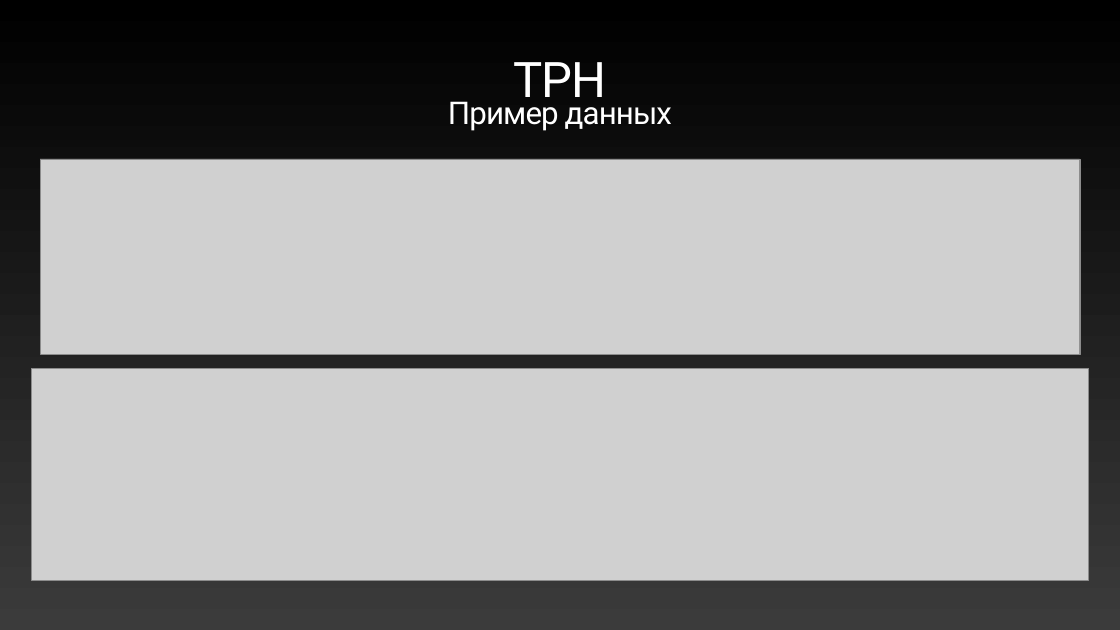
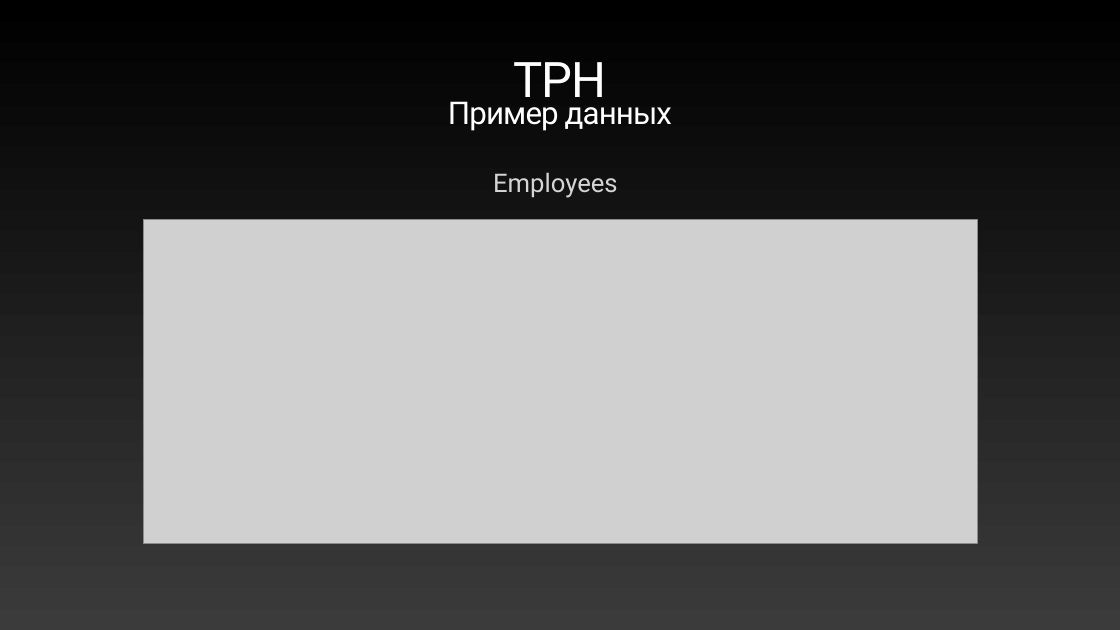
Before and after one commit to ronimizy/SpbDotNet.TPC, a slide deck: slide 12 of Docs/Presentation.pptx (slide 13 before the commit). Drawn at 1120x630 pixels with LibreOffice and Linux fonts; fonts in the diff are those of the drawing; grey boxes stand for pictures. Boxes give left, top, right and bottom in pixels: in the first picture for what was removed or moved away, otherwise in the second. Text is boxed around its words. In the diff, an @@ line names an element or a change of style, - is before the commit and + after.

```diff
--- a/Docs/Presentation.pptx
+++ b/Docs/Presentation.pptx
@@ picture removed at [40,159,1080,354] @@
@@ text added at [493,172,618,198], 44 pt, text #D5D5D5 @@
+Employees
@@ picture added at [143,220,977,543] @@
@@ picture removed at [31,368,1089,580] @@
```
Also in this commit, not shown: 9 other slides changed, 26 slides added, 1 slide removed, 9 other files.
